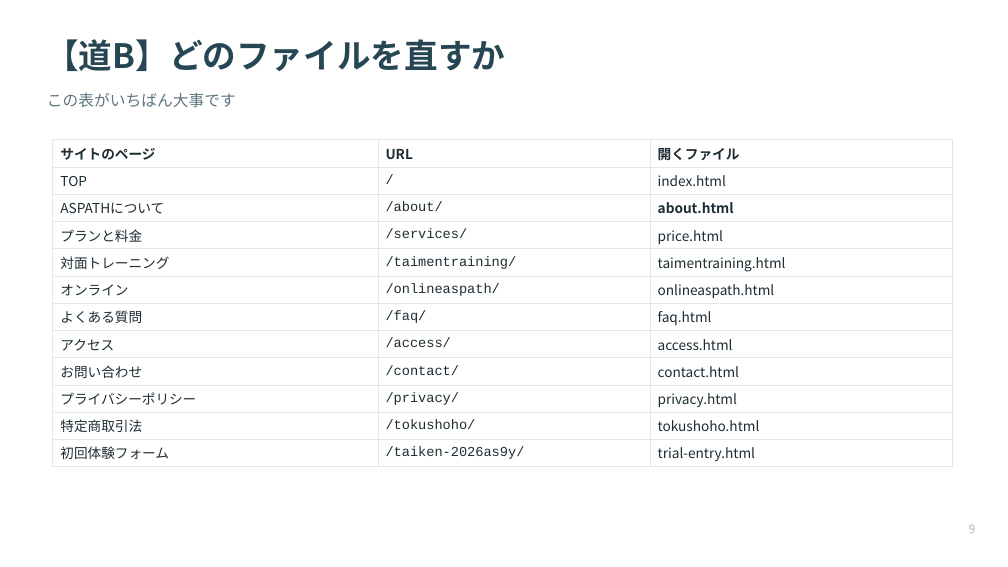
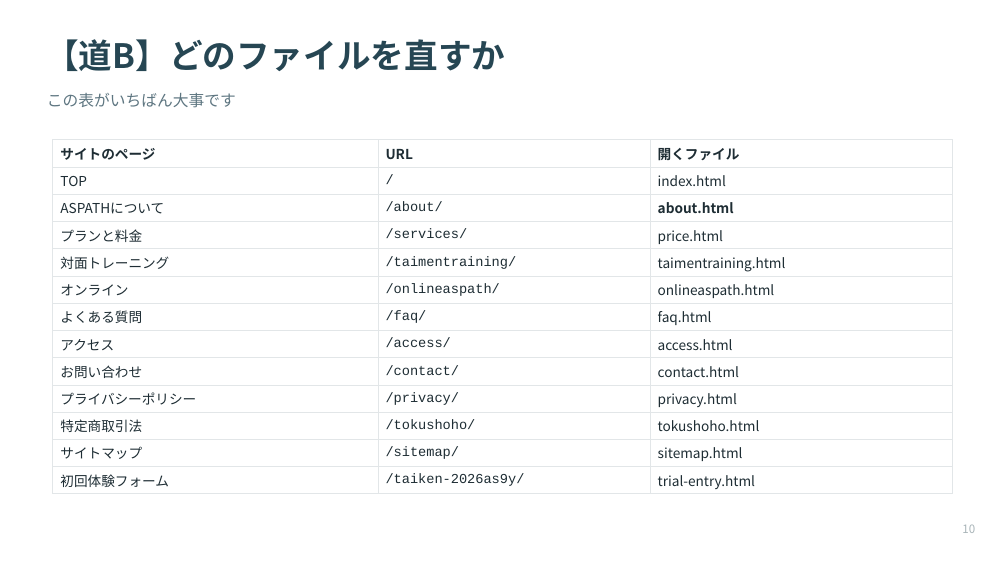
Before and after one commit to Kkenjis/dev-aspath-life, a slide deck: slide 11 of _wp移行素材/★引継ぎ資料/★サイト更新マニュアル.pptx (slide 10 before the commit). Drawn at 1008x567 pixels with LibreOffice and Linux fonts; fonts in the diff are those of the drawing. Boxes give left, top, right and bottom in pixels: in the first picture for what was removed or moved away, otherwise in the second. Text is boxed around its words. In the diff, an @@ line names an element or a change of style, - is before the commit and + after.

```diff
--- a/_wp移行素材/★引継ぎ資料/★サイト更新マニュアル.pptx
+++ b/_wp移行素材/★引継ぎ資料/★サイト更新マニュアル.pptx
@@ table at (53,140,953,493) @@
+row 12: サイトマップ | /sitemap/ | sitemap.html
@@ text at (962,524,975,533): text changed @@
-9
+10
```
Also in this commit, not shown: 13 other slides changed, 1 slide added, 8 other files.
